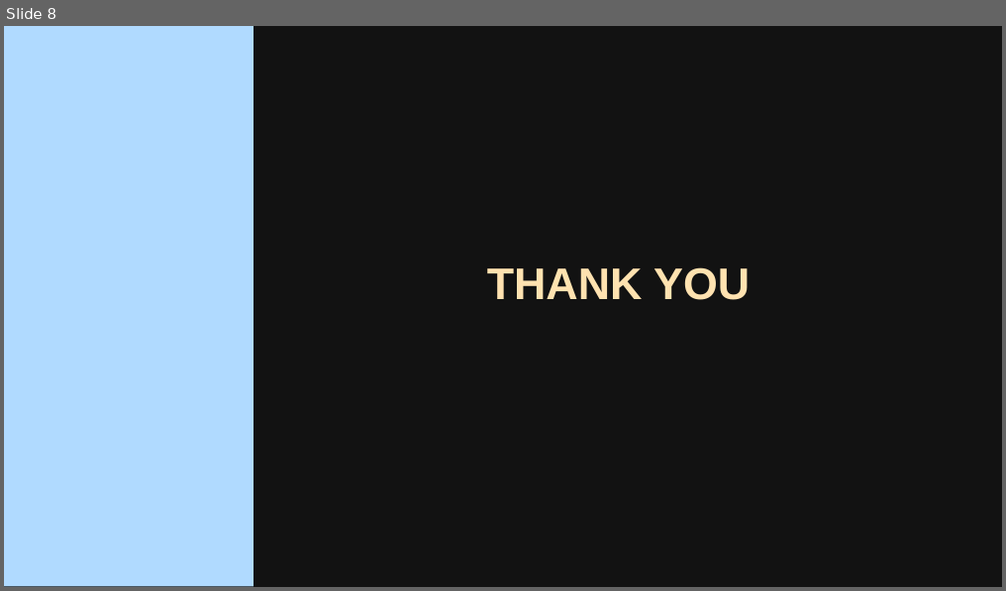
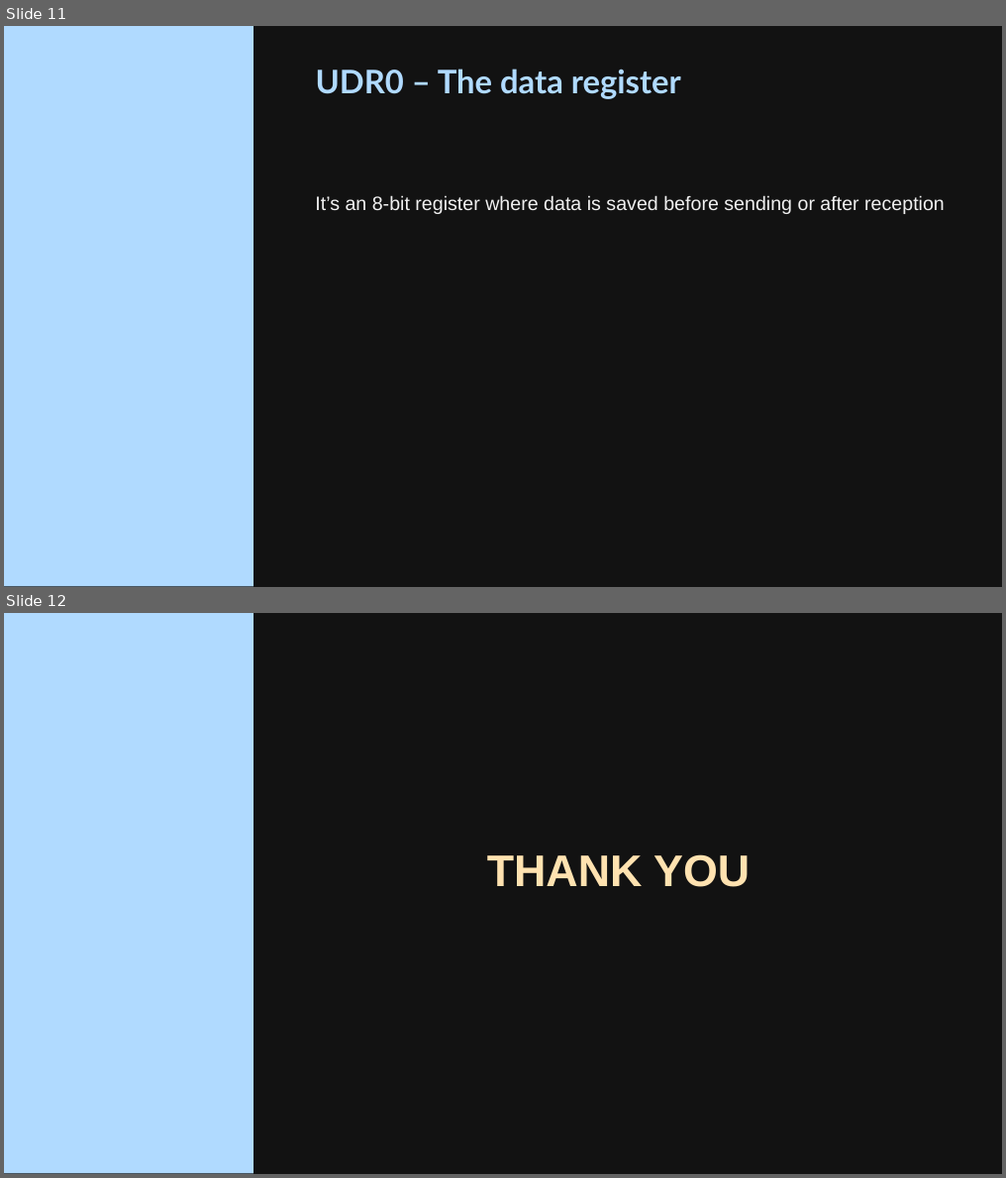
Before and after one commit to mohulmgeorge/embedded-systems, a slide deck: Presentations/AVR Live Class 13.pptx. Shown one above the other, each under a label of ours: slide 8 before the commit, slides 11 and 12 after it. The pictures are 1006x591 and 1006x1178 pixels, drawn with LibreOffice and Linux fonts; fonts in the diff are those of the drawing; background and template pictures are left out. Boxes give left, top, right and bottom in pixels: in the first picture for what was removed or moved away, otherwise in the second. Text is boxed around its words. In the diff, an @@ line names an element or a change of style, - is before the commit and + after.

```diff
--- a/Presentations/AVR Live Class 13.pptx
+++ b/Presentations/AVR Live Class 13.pptx
@@ slide 11 added at <box>4,26,1002,587</box>, background picture (left out); not listed: 1 template element that a slide beside it also shows @@
@@ title added at <box>316,69,681,99</box>, 23.4 pt, text #B0DAFF, bold @@
+UDR0 – The data register
@@ text added at <box>315,195,944,214</box>, 14 pt, text #F0F0F0 @@
+It’s an 8-bit register where data is saved before sending or after reception
@@ what was slide 8 is now slide 12 @@
```
Also in this commit, not shown: 1 slide changed, 9 other slides added, 6 slides removed, 19 other files.
